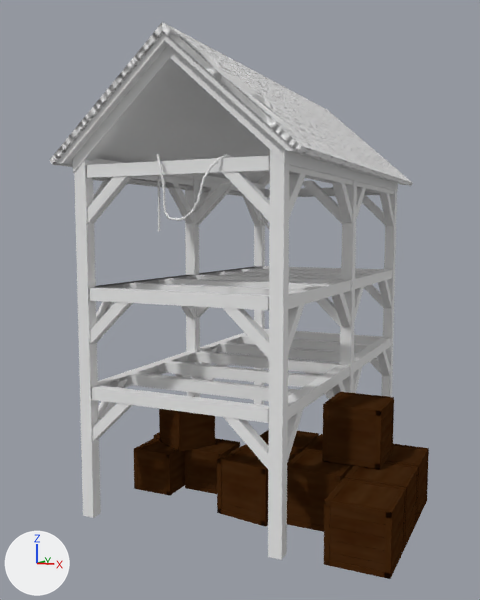
Before and after pictures for a commit that changed the Blender file village/village-look.blend.
Camera for both pictures: a camera (50 mm lens) standing at (8.77, -12.76, 5.09) and looking at (2.8, 0.02, 3.6). Arrows for +X, +Y and +Z are at lower left; the lights stay in place.

Objects in the first picture: 'house2-rope.001', 'pillar2', 'prop2', 'roof2', 'wood-box.002', 'wood-box.003', 'wood-box.004', 'wood-box.005', 'wood-box.006', 'wood-box.007', 'wood-box.008', 'wood-box.010', 'wood-box.011'.
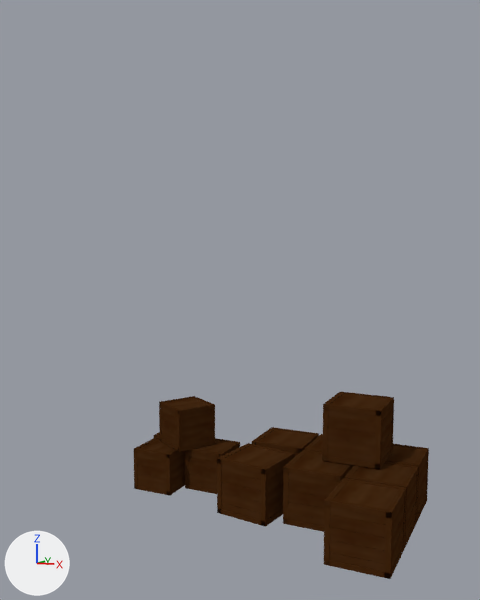
What changed in the scene script:
```text
Change me_cube_006:
    where me_cube_006.from_pydata(...)  # 24 vertices, 20 faces; spans x -0.57..0.57, y -1.04..1.04, z 1.0..1.52
    used by ob_roof2; location = (3.17, 0.57, 2.19); scale = (4.0, 4.0, 4.0)
    me_cube_006 part 1
    10 faces are deleted
    10 new faces join them
Change ob_pillar2:
    add ob_pillar2.hide_set(True)  # its collection is switched off
Change ob_roof2:
    add ob_roof2.hide_set(True)  # its collection is switched off
Change ob_prop2:
    add ob_prop2.hide_set(True)  # its collection is switched off
Change ob_house2_rope_001:
    add ob_house2_rope_001.hide_set(True)  # its collection is switched off
```

Pixel boxes (x1, y1, x2, y2) of what changed, in the pictures (480 x 600 px; the box of a moved part takes in the faces that stretch with it):
'pillar2', hidden
    before: (73, 45, 398, 560)
'roof2', hidden
    before: (49, 22, 413, 186)
'prop2', hidden
    before: (87, 172, 393, 469)
'house2-rope.001', hidden
    before: (157, 154, 270, 231)
part 1 of me_cube_006, moved or reshaped (not visible afterwards)
    before: (49, 23, 270, 183)
